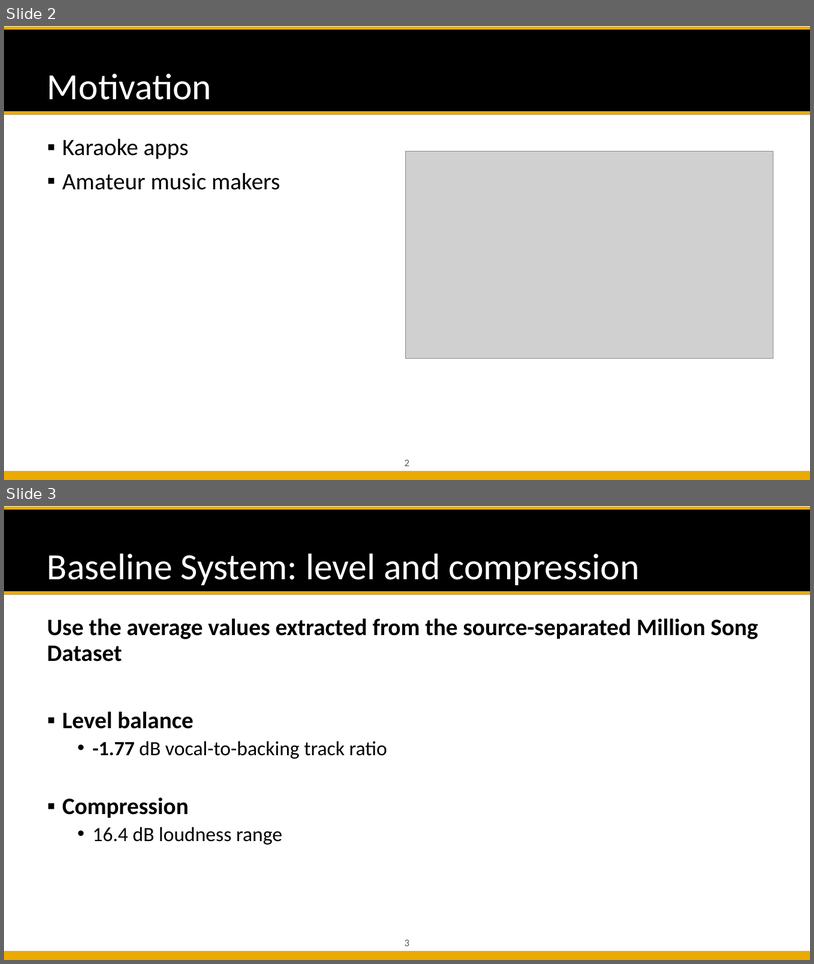
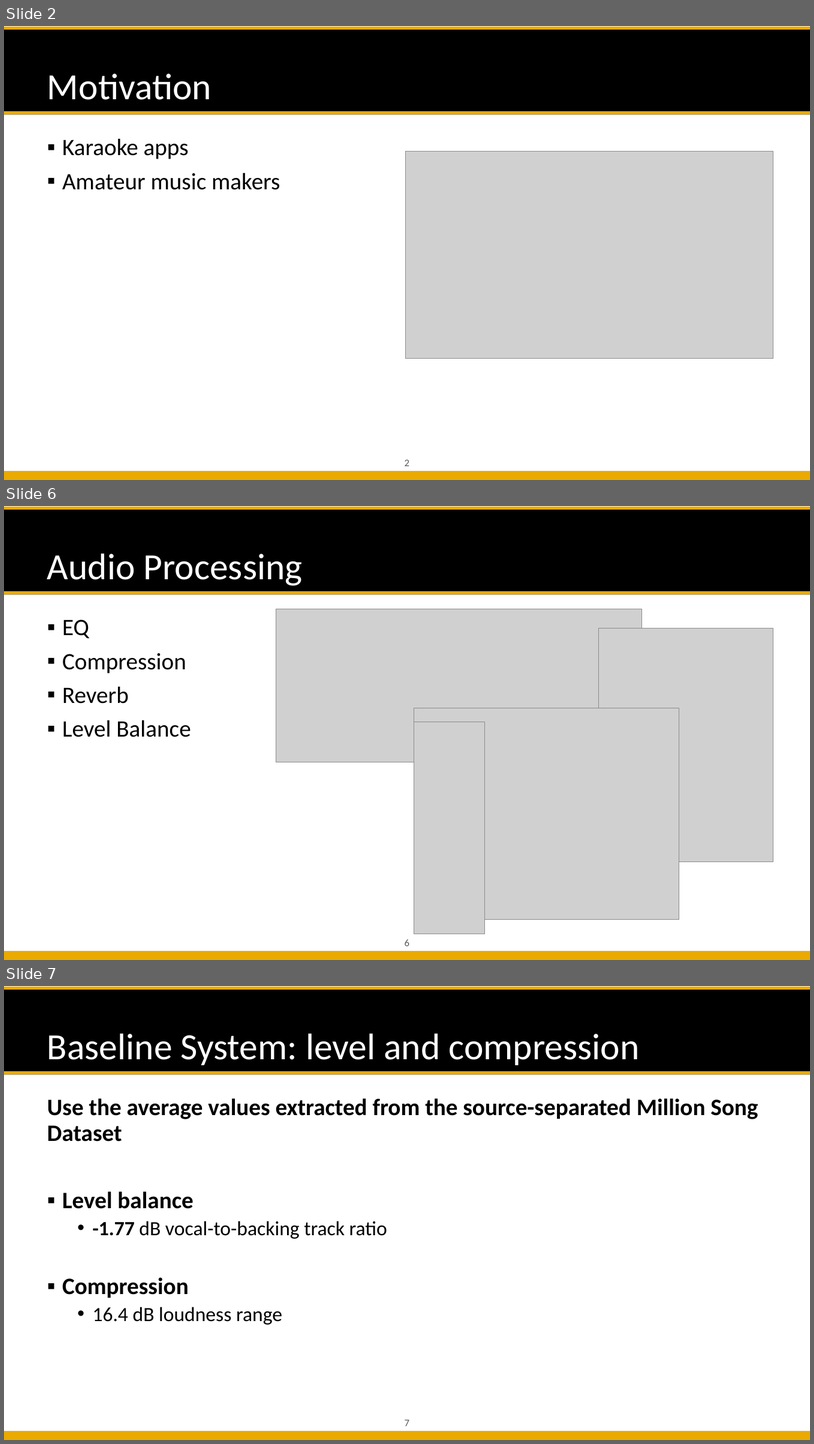
Before and after one commit to likelian/Lab_spring2022, a slide deck: doc/PPT_final/ Automatic Mixing.pptx. Shown one above the other, each under a label of ours: slides 2 and 3 before the commit, slides 2, 6 and 7 after it; the slides between them are not shown. The pictures are 814x964 and 814x1444 pixels, drawn with LibreOffice and Linux fonts; fonts in the diff are those of the drawing; grey boxes stand for pictures; background and template pictures are left out. Boxes give left, top, right and bottom in pixels: in the first picture for what was removed or moved away, otherwise in the second. Text is boxed around its words. In the diff, an @@ line names an element or a change of style, - is before the commit and + after.

Commit message:
update slides

```diff
--- a/doc/PPT_final/ Automatic Mixing.pptx
+++ b/doc/PPT_final/ Automatic Mixing.pptx
@@ slide 6 added at (4, 506, 810, 960), background #FFFFFF; not listed: 5 template elements that a slide beside it also shows @@
@@ title added at (47, 553, 303, 586), 44 pt, text #FFFFFF @@
+Audio Processing
@@ picture added at (276, 609, 643, 762) @@
@@ text added at (62, 619, 191, 737), 28 pt, text #000000 @@
+▪ EQ
+▪ Compression
+▪ Reverb
+▪ Level Balance
@@ picture added at (599, 628, 773, 861) @@
@@ picture added at (414, 708, 679, 919) @@
@@ picture added at (414, 722, 485, 934) @@
@@ what was slide 3 is now slide 7 @@
@@ page number at (405, 1419, 410, 1426): text changed @@
-3
+7
```
Also in this commit, not shown: 3 other slides added, 4 other files.
